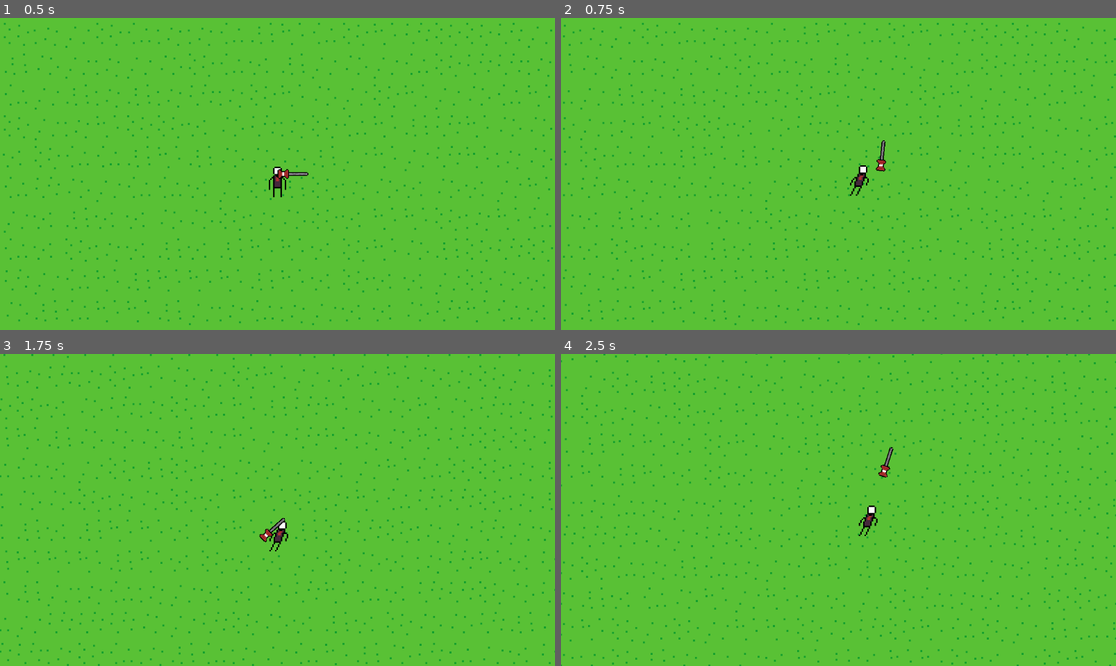
Above: before the commit, frames 1-4 (two rows, left to right).
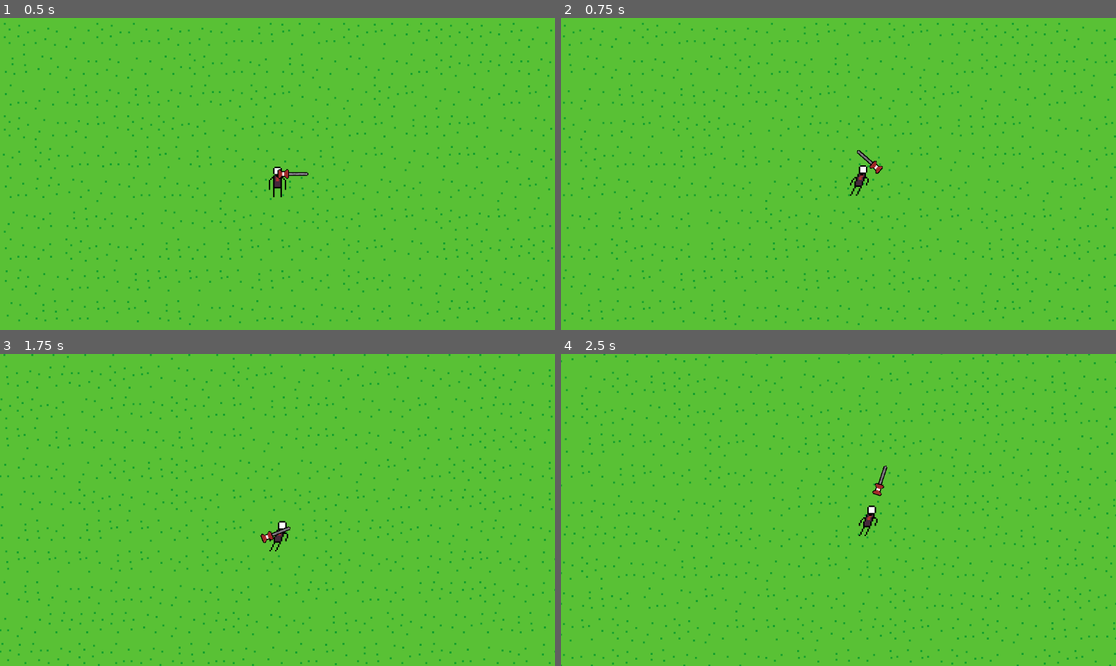
Above: after the commit, the same moments.

Repository: LavaWander/Slesh
Game: Godot game, scene res://world.tscn
Same seed, same stepped clock (60 frames per second), same inputs: the game is played once before the commit and once after it.
Inputs (mouse positions are in pixels of both pictures, inside the frame that each line leads up to):
- Up to frame 1 (0.5 s): no input
- Up to frame 2 (0.75 s): tap Enter at 0.5 s; move the mouse to (960, 158) at 0.52 s; hold D (move_right) from 0.53 s (still down); hold Right mouse button (attack_slash) from 0.53 s (still down)
- Up to frame 3 (1.75 s): click (399, 494) at 0.8 s; move the mouse to (166, 525) at 1.27 s; release D (move_right) at 1.28 s; release Right mouse button (attack_slash) at 1.28 s; hold S (move_down) from 1.28 s (still down); click (166, 525) at 1.35 s; right-click (166, 525) at 1.55 s
- Up to frame 4 (2.5 s): move the mouse to (894, 441) at 2.02 s; release S (move_down) at 2.03 s; hold D (move_right) from 2.03 s (still down); hold Right mouse button (attack_slash) from 2.03 s (still down); click (894, 441) at 2.3 s

Frame 1 is identical in both runs. In frame 2, 0.2% of the frame differs, in the area x 53-59%, y 39-51%; in frame 3, 0.1%; in frame 4, 0.2%.

Commit message:
Moved thrust and slash logic into separate scripts

Diff:
--- /dev/null
+++ b/Game/slash_handler.gd
@@ -0,0 +1,67 @@
+extends Node2D
+
+@export var projectile_scene: PackedScene
+@export var slash_angle := deg_to_rad(150)
+@export var slash_duration := 0.1
+@export var slash_cooldown := 0.7
+
+var can_slash := true
+var slash_active := false
+var slash_progress := 0.0
+var slash_direction := 1
+
+var base_pos := Vector2.ZERO
+var base_dir := Vector2.RIGHT
+
+var slash_rotation := 0.0
+
+func _on_slash_fired(pos: Vector2, dir: Vector2) -> void:
+	print("Slash fired at ", pos, " in direction ", dir)
+
+	if not can_slash:
+		print("Slash unsuccessful!")
+		return
+
+	can_slash = false
+	slash_active = true
+	base_pos = pos
+	base_dir = dir
+	spawn_projectile(pos, dir)
+	_start_slash_timers()
+
+func spawn_projectile(pos: Vector2, dir: Vector2) -> void:
+	if not projectile_scene:
+		push_warning("Projectile scene not assigned in ThrustHandler!")
+		return
+
+	var projectile = projectile_scene.instantiate()
+	projectile.position = pos
+	projectile.direction = dir
+	get_parent().add_child(projectile)
+
+func _process(delta):
+	if not slash_active and slash_progress <= 0:
+		slash_rotation = 0.0
+		return
+
+	if slash_active:
+		slash_progress = min(slash_progress + delta / slash_duration, 1)
+	else:
+		slash_progress = max(slash_progress - delta / slash_duration, 0)
+
+	slash_rotation = slash_direction * slash_angle * sin(slash_progress * PI)
+
+func _start_slash_timers() -> void:
+	var anim_timer = get_tree().create_timer(slash_duration)
+	anim_timer.timeout.connect(_on_slash_animation_finished)
+
+	var cooldown_timer = get_tree().create_timer(slash_cooldown)
+	cooldown_timer.timeout.connect(_on_slash_cooldown_finished)
+
+func _on_slash_animation_finished() -> void:
+	slash_active = false
+	slash_direction *= -1
+	slash_rotation = 0.0
+
+func _on_slash_cooldown_finished() -> void:
+	can_slash = true
--- a/Game/sword.gd
+++ b/Game/sword.gd
@@ -1,29 +1,17 @@
 extends Node2D
 
+signal thrust_fired(pos, dir)
+signal slash_fired(pos, dir)
+
+# sword position settings
 @export var distance := 20  # distance from player pivot
 @export var rotation_offset := deg_to_rad(90)  # rotate 90 degrees if needed
 
-@export var thrust_distance_multiplier := 4
-@export var thrust_duration := 0.1            # seconds
-@export var thrust_cooldown := 0.5            # seconds
-
-@export var slash_angle := deg_to_rad(150)      # maximum rotation from base
-@export var slash_duration := 0.1              # seconds
-@export var slash_cooldown := 0.7
-
 var player: Node2D = null
 
-# internal state
-var current_distance := distance
-var can_thrust := true
-var can_slash := true
-var slash_direction := 1  # 1 = right, -1 = left
-
-# dynamic state
-var thrust_progress := 0.0   # 0 = base, 1 = full thrust
-var slash_progress := 0.0    # 0 = base, 1 = full slash
-var thrust_active := false
-var slash_active := false
+func _ready():
+	connect("thrust_fired", $ThrustHandler._on_thrust_fired)
+	connect("slash_fired", $SlashHandler._on_slash_fired)
 
 func _process(delta):
 	if not player:
@@ -34,53 +22,16 @@
 	var dir = (get_global_mouse_position() - global_position).normalized()
 	var base_rotation = dir.angle() + rotation_offset
 
-	# handle thrust smoothing
-	if thrust_active:
-		thrust_progress = min(thrust_progress + delta / thrust_duration, 1)
-	else:
-		thrust_progress = max(thrust_progress - delta / thrust_duration, 0)
-	var thrust_offset = distance * (1 + (thrust_distance_multiplier - 1) * thrust_progress)
+	var thrust_offset = $ThrustHandler.thrust_offset
+	var slash_rot = $SlashHandler.slash_rotation
 
-	# handle slash smoothing
-	if slash_active:
-		slash_progress = min(slash_progress + delta / slash_duration, 1)
-	else:
-		slash_progress = max(slash_progress - delta / slash_duration, 0)
-	var slash_rot = slash_direction * slash_angle * sin(slash_progress * PI)  # smooth swing
+	var final_distance = thrust_offset if thrust_offset > 0 else distance
 
-	# apply final position and rotation
-	$AnimatedSprite2D.global_position = global_position + dir * thrust_offset
+	$AnimatedSprite2D.global_position = global_position + dir * final_distance
 	$AnimatedSprite2D.rotation = base_rotation + slash_rot
 
 func _input(event):
-	if event.is_action_pressed("attack_thrust") and can_thrust:
-		start_thrust()
-	elif event.is_action_pressed("attack_slash") and can_slash:
-		start_slash()
-
-func start_thrust() -> void:
-	if can_thrust:
-		can_thrust = false
-		thrust_active = true
-		# smooth thrust duration
-		_task_thrust()  # call async function
-
-func start_slash() -> void:
-	if can_slash:
-		can_slash = false
-		slash_active = true
-		_task_slash()  # call async function
-
-# async helpers
-func _task_thrust() -> void:
-	await get_tree().create_timer(thrust_duration).timeout
-	thrust_active = false
-	await get_tree().create_timer(thrust_cooldown).timeout
-	can_thrust = true
-
-func _task_slash() -> void:
-	await get_tree().create_timer(slash_duration).timeout
-	slash_active = false
-	slash_direction *= -1
-	await get_tree().create_timer(slash_cooldown).timeout
-	can_slash = true
+	if event.is_action_pressed("attack_thrust"):
+		emit_signal("thrust_fired", global_position, (get_global_mouse_position() - global_position).normalized())
+	elif event.is_action_pressed("attack_slash"):
+		emit_signal("slash_fired", global_position, (get_global_mouse_position() - global_position).normalized())
--- a/Game/sword.tscn
+++ b/Game/sword.tscn
@@ -2,6 +2,8 @@
 
 [ext_resource type="Script" uid="uid://bnfh7c22wpqxs" path="res://sword.gd" id="1_e4ynd"]
 [ext_resource type="Texture2D" uid="uid://1axr6bj7ablb" path="res://assets/sword.png" id="2_r76a6"]
+[ext_resource type="Script" uid="uid://b3d00vri2g0n2" path="res://thrust_handler.gd" id="3_dwvek"]
+[ext_resource type="Script" uid="uid://btbeols4tajv1" path="res://slash_handler.gd" id="4_rx5id"]
 
 [sub_resource type="SpriteFrames" id="SpriteFrames_o8xsq"]
 animations = [{
@@ -21,3 +23,9 @@
 rotation = 1.5707964
 sprite_frames = SubResource("SpriteFrames_o8xsq")
 offset = Vector2(0, -16)
+
+[node name="ThrustHandler" type="Node2D" parent="." unique_id=1843962814]
+script = ExtResource("3_dwvek")
+
+[node name="SlashHandler" type="Node2D" parent="." unique_id=281487765]
+script = ExtResource("4_rx5id")
--- /dev/null
+++ b/Game/thrust_handler.gd
@@ -0,0 +1,63 @@
+extends Node2D
+
+@export var projectile_scene: PackedScene
+@export var thrust_distance_multiplier := 4
+@export var thrust_duration := 0.1
+@export var thrust_cooldown := 0.5
+
+var can_fire := true
+var thrust_progress := 0.0
+var thrust_active := false
+var base_pos := Vector2.ZERO
+var base_dir := Vector2.RIGHT
+
+var thrust_offset := 0.0
+
+func _on_thrust_fired(pos: Vector2, dir: Vector2) -> void:
+	print("Thrust fired at ", pos, " in direction ", dir)
+
+	if not can_fire:
+		print("Thrust unsuccessful!")
+		return
+
+	can_fire = false
+	thrust_active = true
+	base_pos = pos
+	base_dir = dir
+	spawn_projectile(pos, dir)
+	_start_thrust_timers()
+
+func spawn_projectile(pos: Vector2, dir: Vector2) -> void:
+	if not projectile_scene:
+		push_warning("Projectile scene not assigned in ThrustHandler!")
+		return
+
+	var projectile = projectile_scene.instantiate()
+	projectile.position = pos
+	projectile.direction = dir
+	get_parent().add_child(projectile)
+
+func _process(delta):
+	if not thrust_active:
+		thrust_offset = 0.0
+		return
+
+	thrust_progress = min(thrust_progress + delta / thrust_duration, 1)
+	thrust_offset = get_parent().distance * (1 + (thrust_distance_multiplier - 1) * thrust_progress)
+
+func _start_thrust_timers() -> void:
+	# animation duration
+	var anim_timer = get_tree().create_timer(thrust_duration)
+	anim_timer.timeout.connect(_on_thrust_animation_finished)
+
+	# cooldown timer
+	var cooldown_timer = get_tree().create_timer(thrust_cooldown)
+	cooldown_timer.timeout.connect(_on_thrust_cooldown_finished)
+
+func _on_thrust_animation_finished() -> void:
+	thrust_active = false
+	thrust_progress = 0.0
+	thrust_offset = 0.0
+
+func _on_thrust_cooldown_finished() -> void:
+	can_fire = true
Not shown, added: Game/slash_handler.gd.uid
Not shown, added: Game/thrust_handler.gd.uid
Not shown, changed: Notes.txt
